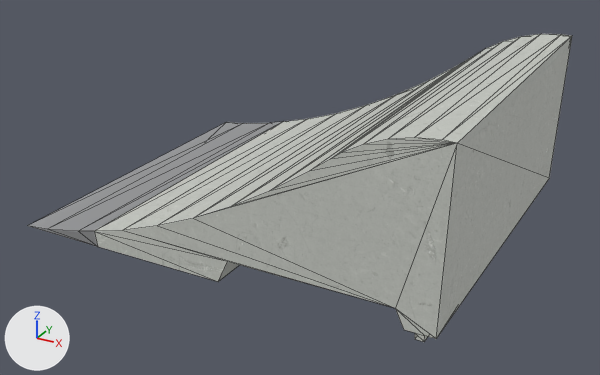
The glTF model public/katalog/modelle/jump-ramp-sjr-60.gltf as it was, and as the next commit left it.
Both versions are drawn from a camera (50 mm lens) standing at (1.325, -2.443, 1.283) and looking at (0.026, -0.081, 0.102). Arrows for +X, +Y and +Z are at lower left; the lights stay in place. The first picture is the older version. Mesh edges are drawn as thin lines. Vertices at exactly the same position are counted once.

Script lines for the objects in view, before the commit:
```python
me_sk0185_jump_ramp_sjr_60_001 = bpy.data.meshes.new('SK0185_Jump-Ramp_SJR-60.001')
me_sk0185_jump_ramp_sjr_60_001.from_pydata(...)  # 54 vertices, 106 faces; spans x -0.76..0.76, y -0.62..0.62, z 0.0..0.58
# faces by material slot: [92, 14]
me_sk0185_jump_ramp_sjr_60_001.materials.append(mat_beton)
me_sk0185_jump_ramp_sjr_60_001.materials.append(mat_stahl)  # white #e1e2e5
ob_sk0185_jump_ramp_sjr_60_001 = bpy.data.objects.new('SK0185_Jump-Ramp_SJR-60.001', me_sk0185_jump_ramp_sjr_60_001)
ob_sk0185_jump_ramp_sjr_60_001.location = (0.0, 0.0, 0.0)
```
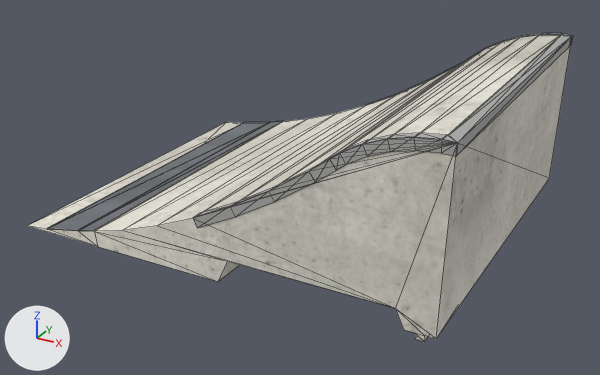
Changed parts and their boxes [x1, y1, x2, y2] in the pictures (600 x 375 px):
'SK0185_Jump-Ramp_SJR-60.001', reshaped: before [28, 34, 572, 342]; after [28, 33, 573, 342]
part 1 of me_sk0185_jump_ramp_sjr_60_001, added: after [193, 33, 573, 228]
part 2 of me_sk0185_jump_ramp_sjr_60_001, built on: before [28, 34, 572, 342]; after [28, 36, 560, 342]
part 3 of me_sk0185_jump_ramp_sjr_60_001, recoloured: [95, 35, 571, 339] in both
part 4 of me_sk0185_jump_ramp_sjr_60_001, recoloured: before [52, 123, 269, 227]

Patch to the scene script:
```diff
--- a/public/katalog/modelle/jump-ramp-sjr-60.gltf.py
+++ b/public/katalog/modelle/jump-ramp-sjr-60.gltf.py
@@ img_jump_ramp_sjr_60_farbe @@
+img_jump_ramp_sjr_60_farbe = load_image('jump-ramp-sjr-60_farbe', 'texturen/jump-ramp-sjr-60_farbe.jpg', 2048, 2048, 'sRGB')
@@ img_jump_ramp_sjr_60_normal @@
+img_jump_ramp_sjr_60_normal = load_image('jump-ramp-sjr-60_normal', 'texturen/jump-ramp-sjr-60_normal.jpg', 2048, 2048, 'Non-Color')
@@ mat_kantenwinkel_web_041 @@
+mat_kantenwinkel_web_041 = bpy.data.materials.new('Kantenwinkel_web.041')
+# uses the picture img_jump_ramp_sjr_60_farbe
+# uses the picture img_jump_ramp_sjr_60_normal
@@ mat_stahl_web_054 @@
+mat_stahl_web_054 = bpy.data.materials.new('Stahl_web.054')
+# uses the picture img_jump_ramp_sjr_60_farbe
+# uses the picture img_jump_ramp_sjr_60_normal
@@ mat_beton_web_066 @@
+mat_beton_web_066 = bpy.data.materials.new('Beton_web.066')
+# uses the picture img_jump_ramp_sjr_60_farbe
+# uses the picture img_jump_ramp_sjr_60_normal
@@ me_sk0185_jump_ramp_sjr_60_001 @@
 # used by ob_sk0185_jump_ramp_sjr_60_001; location = (0.0, 0.0, 0.0)
-me_sk0185_jump_ramp_sjr_60_001.from_pydata(...)  # 54 vertices, 106 faces; spans x -0.76..0.76, y -0.62..0.62, z 0.0..0.58
-me_sk0185_jump_ramp_sjr_60_001.materials.append(mat_stahl)  # white #e1e2e5
+me_sk0185_jump_ramp_sjr_60_001.from_pydata(...)  # 191 vertices, 334 faces; spans x -0.76..0.76, y -0.63..0.63, z 0.0..0.58
+# me_sk0185_jump_ramp_sjr_60_001 part 1: a new loose piece of 70 vertices spanning x -0.04..0.76, y -0.63..0.63, z 0.17..0.58, in mat_kantenwinkel_web_041
+# me_sk0185_jump_ramp_sjr_60_001 part 2
+# 51 faces are deleted
+# 67 vertices are added at x -0.76..0.74, y -0.62..0.62, z 0.0..0.08
+# 183 new faces join them, mat_beton_web_066
+# 12 new faces join them, mat_stahl_web_054
+# me_sk0185_jump_ramp_sjr_60_001 part 3: 55 faces spanning x -0.45..0.76, y -0.62..0.62, z 0.02..0.58 switch from mat_beton to mat_beton_web_066
+# me_sk0185_jump_ramp_sjr_60_001 part 4: 1 face spanning x -0.66..-0.52, y -0.62..0.62, z 0.01..0.04 switches from mat_stahl (white #e1e2e5) to mat_stahl_web_054
+me_sk0185_jump_ramp_sjr_60_001.materials.append(mat_stahl_web_054)
+me_sk0185_jump_ramp_sjr_60_001.materials.append(mat_kantenwinkel_web_041)
```
